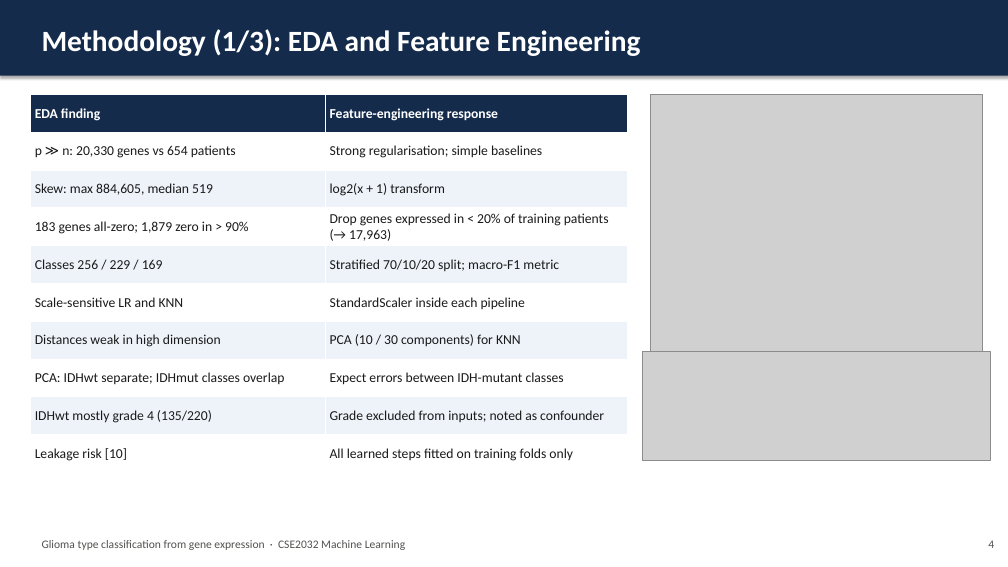
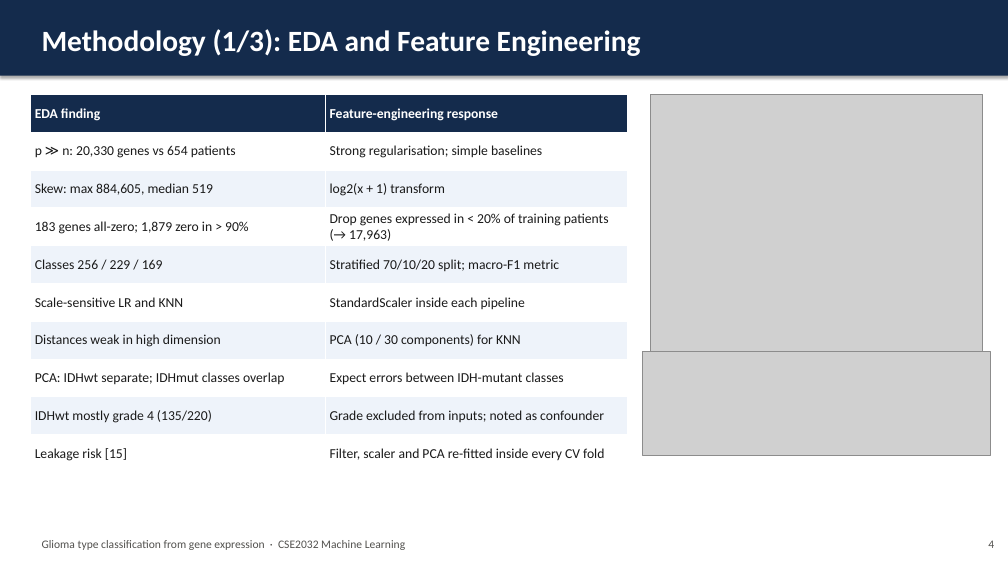
Before and after one commit to isitraghav/glioma-classification-ml, a slide deck: slide 5 of report/Final_Presentation.pptx. Drawn at 1008x567 pixels with LibreOffice and Linux fonts; fonts in the diff are those of the drawing; grey boxes stand for pictures. Boxes give left, top, right and bottom in pixels: in the first picture for what was removed or moved away, otherwise in the second. Text is boxed around its words. In the diff, an @@ line names an element or a change of style, - is before the commit and + after.

```diff
--- a/report/Final_Presentation.pptx
+++ b/report/Final_Presentation.pptx
@@ table at [30,95,628,473] @@
-row 10, column 1: Leakage risk [10]
+row 10, column 1: Leakage risk [15]
-row 10, column 2: All learned steps fitted on training folds only
+row 10, column 2: Filter, scaler and PCA re-fitted inside every CV fold
@@ picture: place and size @@
-picture at [643,352,991,461]
+picture at [643,352,991,455]
```
Also in this commit, not shown: 12 other slides changed, 23 other files.
